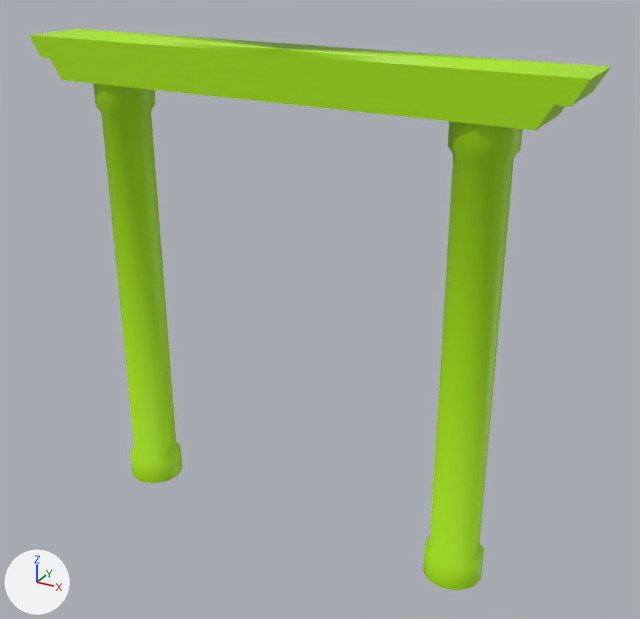
The OBJ model resources/gate.obj as it was, and as the next commit left it.
Rendered twice from a camera (50 mm lens) standing at (6.65, -11.08, 9.62) and looking at (0.43, 0.23, 3.97). Lighting does not change. The marker at lower left points along +X, +Y and +Z. Where no turn or scale is listed for an object, it has been applied to the vertices.
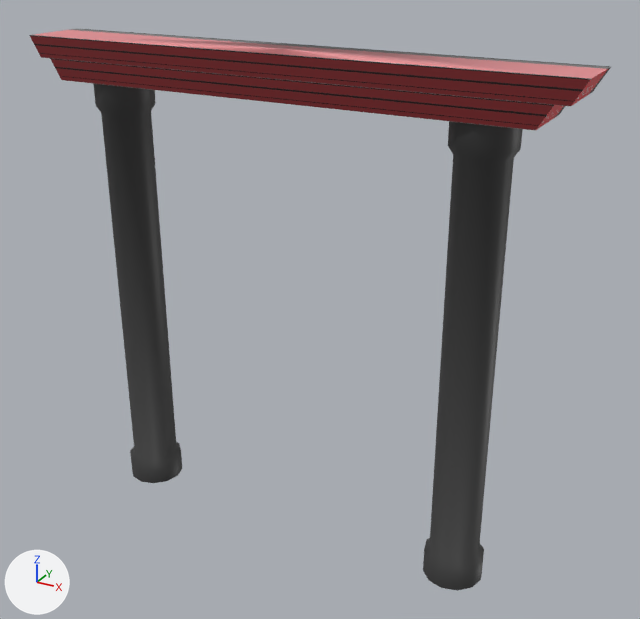
The newer file is also rescaled (x0.5), turned or shifted as a whole; pictures and numbers use the older file's frame.

Changed parts and their boxes [x1, y1, x2, y2] in the pictures (640 x 619 px):
'Circle', surface changed: [30, 29, 611, 591] in both

The change, as a diff of the scene's bpy script:
```diff
--- a/resources/gate.obj.py
+++ b/resources/gate.obj.py
@@ img_redtexture_png @@
+img_redtexture_png = load_image('RedTexture.png', 'textures/RedTexture.png', 2048, 2048, 'sRGB')
@@ img_domino_34401_640_normal_png @@
+img_domino_34401_640_normal_png = load_image('domino-34401_640_normal.png', 'textures/domino-34401_640_normal.png', 320, 640, 'sRGB')
@@ mat_gate @@
 n0 = _N.new('ShaderNodeBsdfPrincipled'); n0.name = 'Principled BSDF'
-n0.inputs[0].default_value = (0.394, 0.801, 0.0, 1.0)  # 'Base Color', green #a8e700
 n1 = _N.new('ShaderNodeOutputMaterial'); n1.name = 'Material Output'
+n2 = _N.new('ShaderNodeTexImage'); n2.name = 'Image Texture'
+n2.image = img_redtexture_png
+n3 = _N.new('ShaderNodeTexImage'); n3.name = 'Image Texture.001'
+n3.image = img_domino_34401_640_normal_png
+n4 = _N.new('ShaderNodeNormalMap'); n4.name = 'Normal Map'
+n4.inputs[0].default_value = 0.0  # 'Strength'
 _L.new(n0.outputs[0], n1.inputs[0])  # 'BSDF' to 'Surface'
+_L.new(n2.outputs[0], n0.inputs[0])  # 'Color' to 'Base Color'
+_L.new(n3.outputs[0], n4.inputs[1])  # 'Color' to 'Color'
+_L.new(n4.outputs[0], n0.inputs[5])  # 'Normal' to 'Normal'
```
